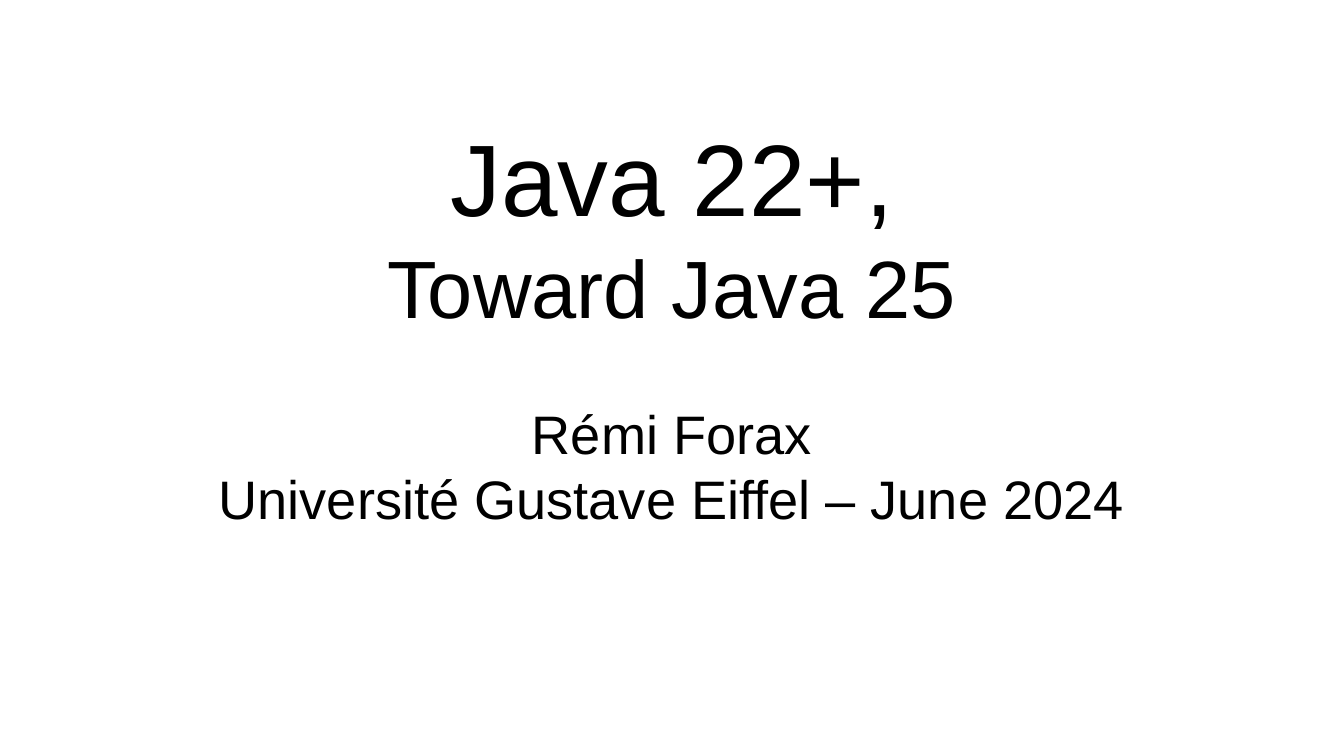
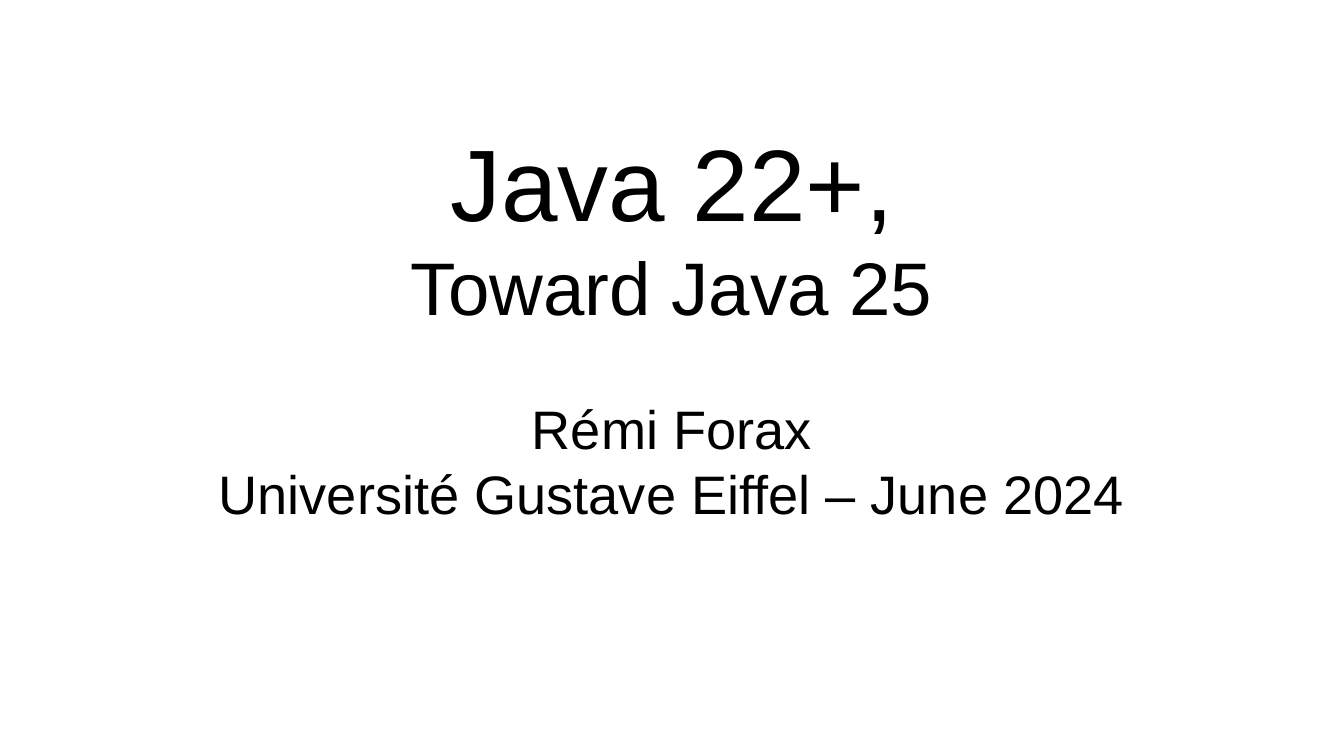
Before and after one commit to forax/java-25-demo, a slide deck: slide 1 of java-25.odp. Drawn at 1344x756 pixels with LibreOffice and Linux fonts; fonts in the diff are those of the drawing. Boxes give left, top, right and bottom in pixels: in the first picture for what was removed or moved away, otherwise in the second. Text is boxed around its words. In the diff, an @@ line names an element or a change of style, - is before the commit and + after.

```diff
--- a/java-25.odp
+++ b/java-25.odp
@@ subtitle "Java 22+, Toward Java 25 ..." at (x1=219, y1=150, x2=1124, y2=515): size 48 to 44 pt in "Toward Java 25" @@
```
Also in this commit, not shown: 1 other slide changed, 1 other file.
